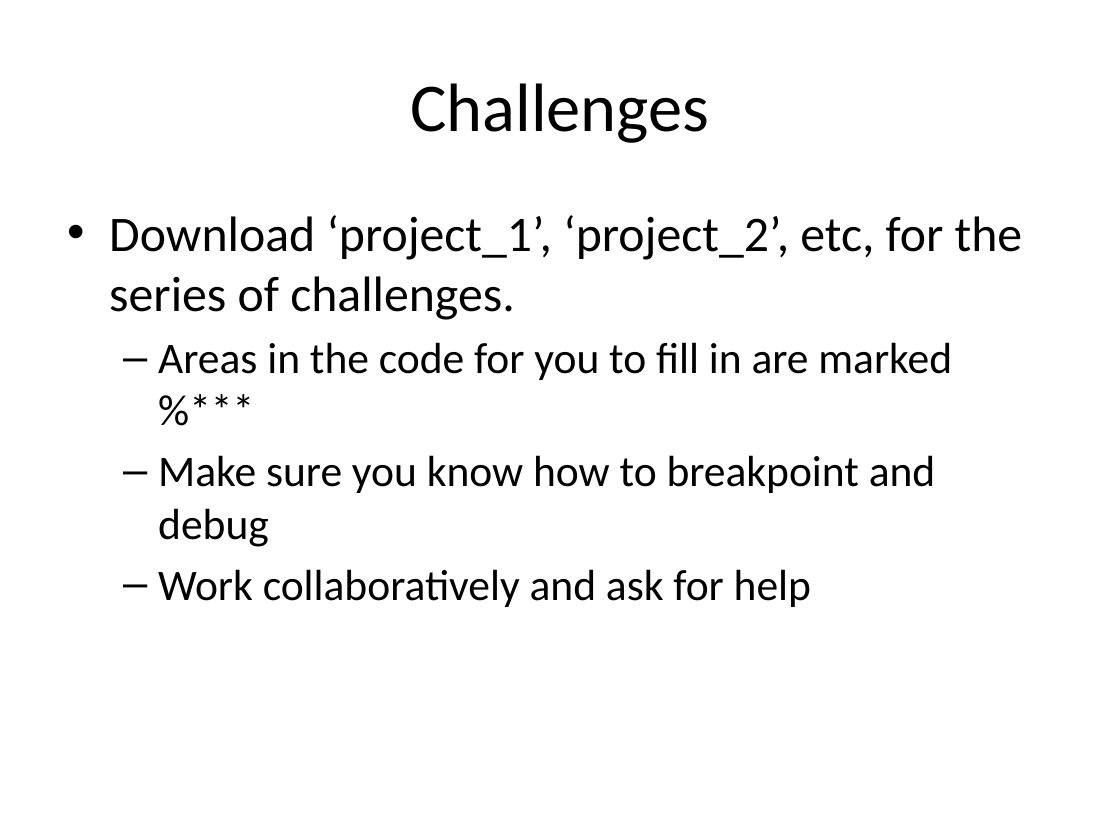
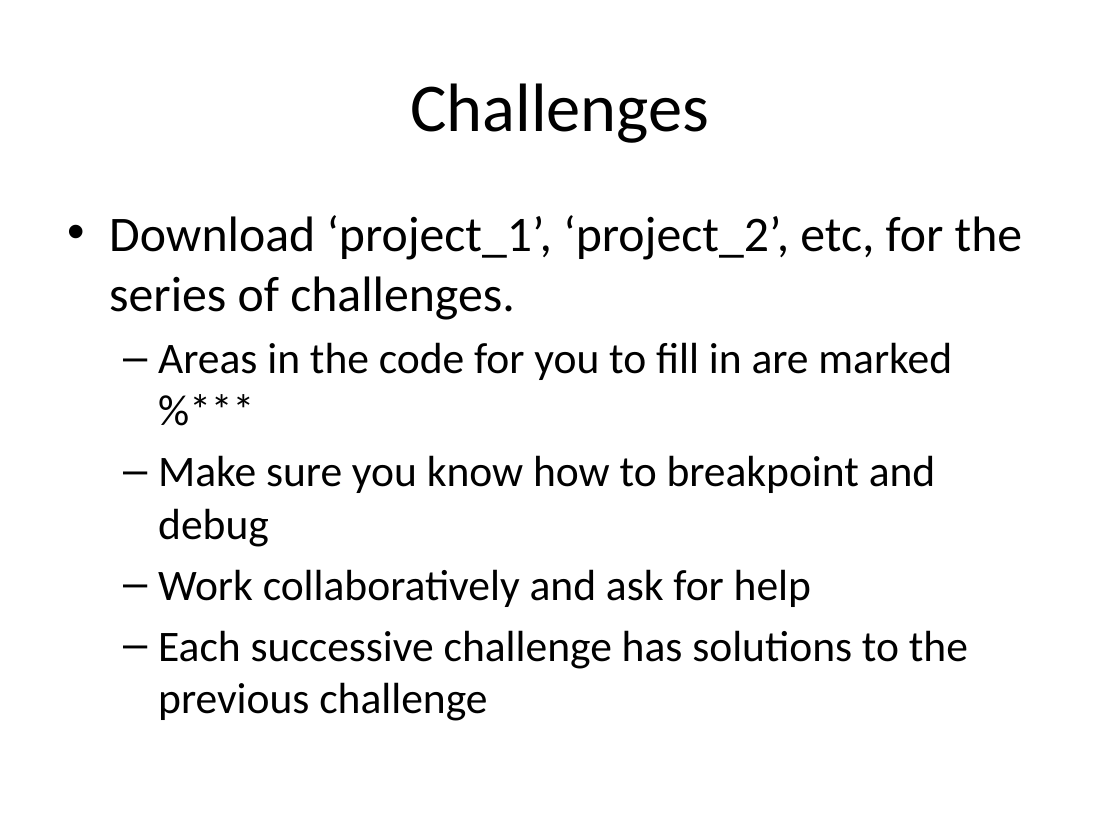
Before and after one commit to klostest/PhenoCamAnalysis, a slide deck: slide 5 of UC_UAV_workshop_4_4_17/Hands_on.pptx. Drawn at 1120x840 pixels with LibreOffice and Linux fonts; fonts in the diff are those of the drawing. Boxes give left, top, right and bottom in pixels: in the first picture for what was removed or moved away, otherwise in the second. Text is boxed around its words. In the diff, an @@ line names an element or a change of style, - is before the commit and + after.

```diff
--- a/UC_UAV_workshop_4_4_17/Hands_on.pptx
+++ b/UC_UAV_workshop_4_4_17/Hands_on.pptx
@@ text at <box>158,630,968,721</box>: paragraph added @@
+  – Each successive challenge has solutions to the previous challenge
```
Also in this commit, not shown: 4 other slides changed, 2 other files.
